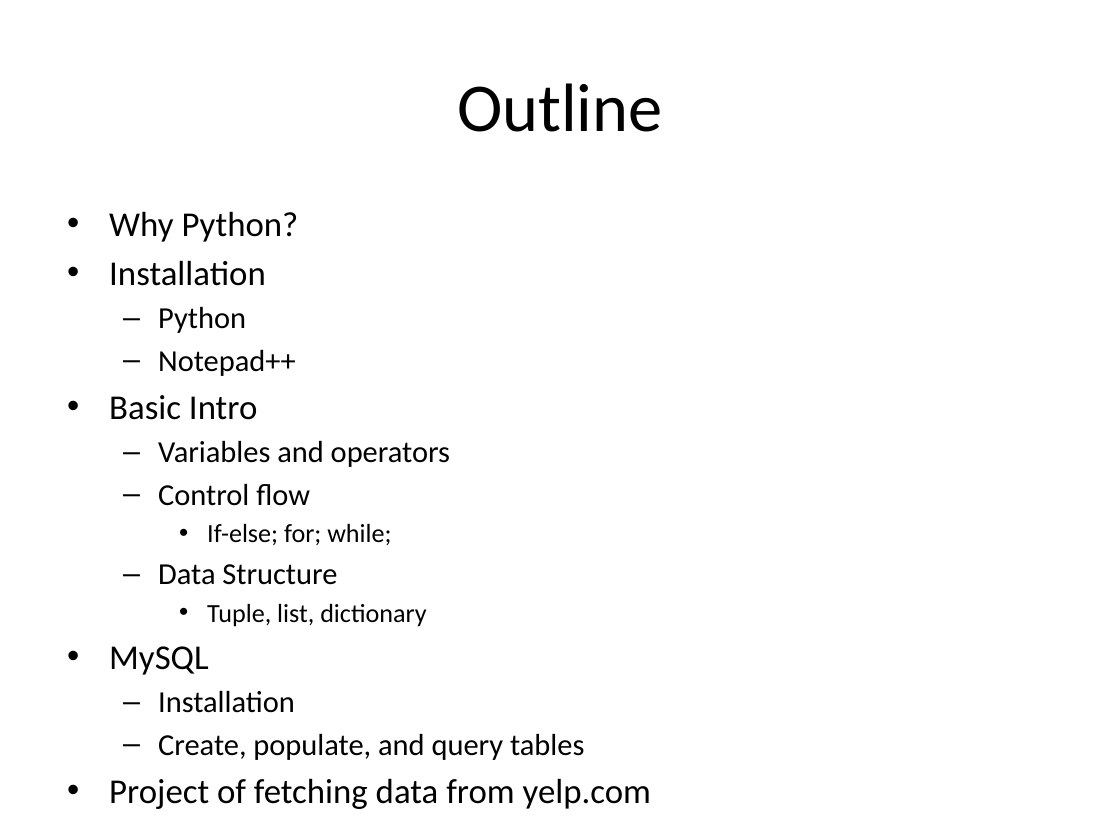
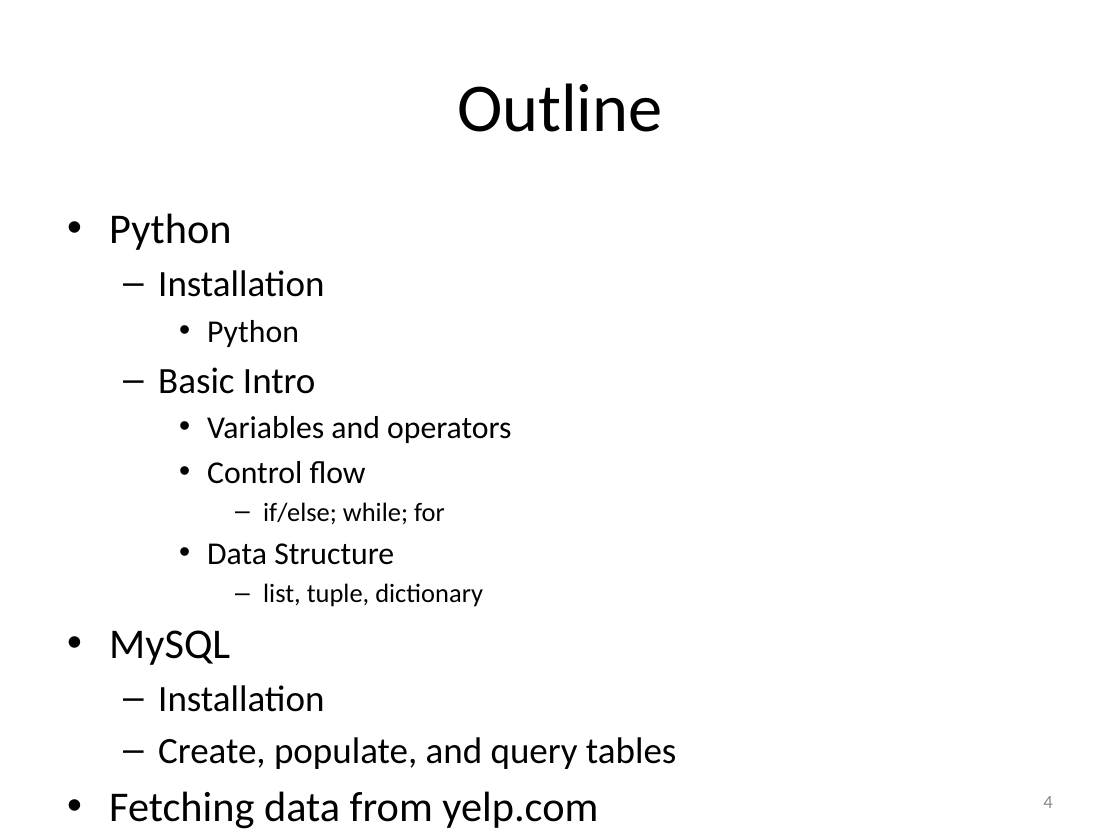
Before and after one commit to cniedotus/Python_scrape, a slide deck: slide 4 of Python Tutorial.pptx (slide 3 before the commit). Drawn at 1120x840 pixels with LibreOffice and Linux fonts; fonts in the diff are those of the drawing. Boxes give left, top, right and bottom in pixels: in the first picture for what was removed or moved away, otherwise in the second. Text is boxed around its words. In the diff, an @@ line names an element or a change of style, - is before the commit and + after.

```diff
--- a/Python Tutorial.pptx
+++ b/Python Tutorial.pptx
@@ text at <box>109,213,231,250</box>: text changed; size 22.4 to 27.2 pt @@
-• Why Python?
+• Python
@@ text at <box>109,270,676,769</box>: size 22.4 to 23.8 pt in "Installation", "Basic Intro"; size 19.6 to 20.4 pt in "Python", "Variables and operators", "Control flow", "Data Structure"; size 22.4 to 27.2 pt in "MySQL"; size 19.6 to 23.8 pt in "Installation", "Create, populate, and query tables"; bullet • to –; list level 1 to 2 in "Installation"; bullet – to •; list level 2 to 3 in "Python"; list level 1 to 2 in "Basic Intro"; list level 2 to 3 in "Variables and operators"; list level 2 to 3 in "Control flow"; list level 2 to 3 in "Data Structure" @@
@@ text at <box>158,350,296,376</box>: paragraph removed @@
-  – Notepad++
@@ text at <box>263,502,445,524</box>: text changed; size 16.8 to 17 pt @@
-    • If-else; for; while;
+      – if/else; while; for
@@ text at <box>263,583,483,607</box>: text changed; size 16.8 to 17 pt @@
-    • Tuple, list, dictionary
+      – list, tuple, dictionary
@@ text at <box>109,791,598,829</box>: text changed; size 22.4 to 27.2 pt @@
-• Project of fetching data from yelp.com
+• Fetching data from yelp.com
@@ page number added at <box>1043,796,1052,808</box>, 12 pt, text #8C8C8C @@
+4
```
Also in this commit, not shown: 24 other slides changed, 4 slides added, 6 slides removed, 4 other files.
